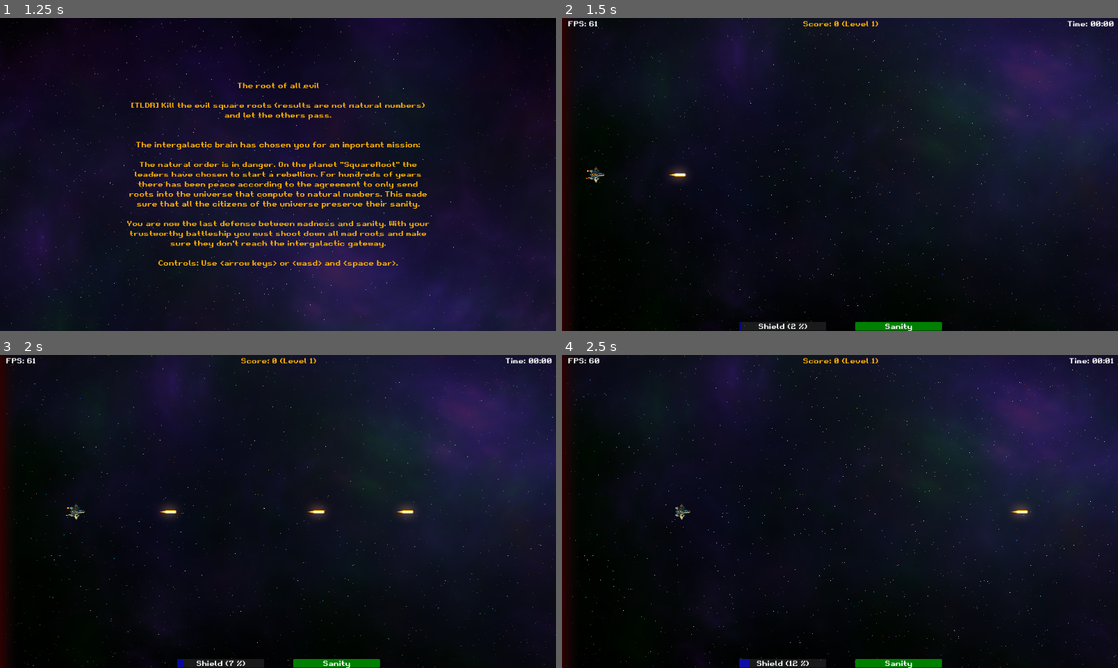
Above: before the commit, frames 1-4 (two rows, left to right).
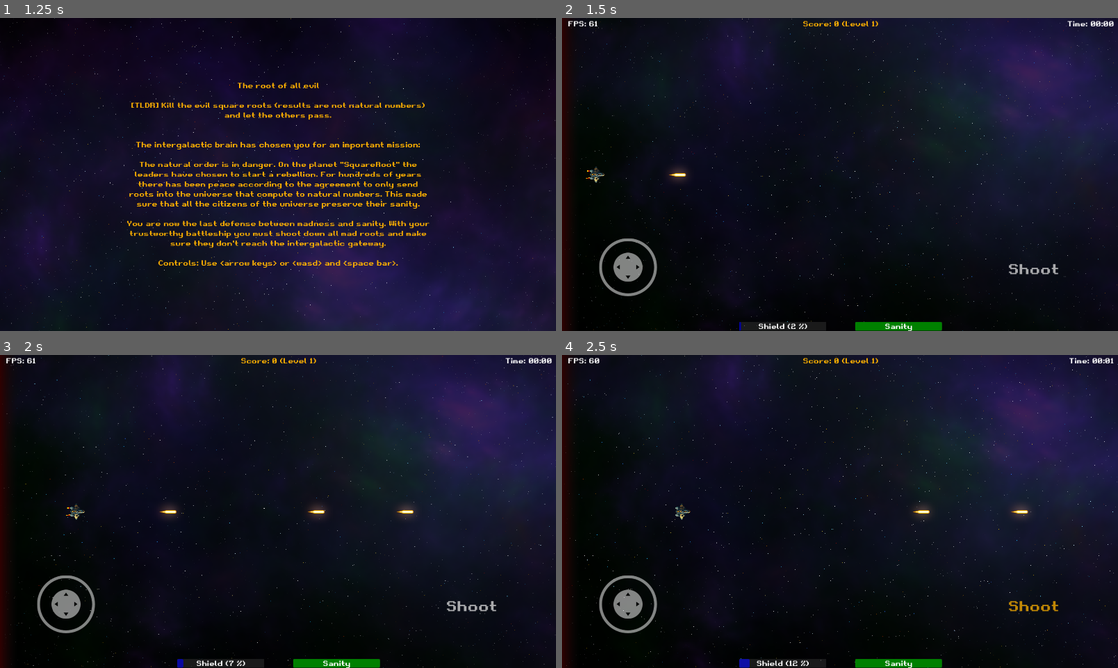
Above: after the commit, the same moments.

Repository: gingerr/ggj-2023-roots-one
Game: Godot game, scene res://pregame/MainMenu.tscn
Two runs of this game, one before a commit and one after it. Both use one fixed random seed, a clock stepped at 60 frames per second and the inputs below.
Inputs (mouse positions are in pixels of both pictures, inside the frame that each line leads up to):
- Up to frame 1 (1.25 s): click "New Game" at 0.5 s
- Up to frame 2 (1.5 s): tap Enter (ui_accept) at 1.25, 1.35 s; move the mouse to (962, 158) at 1.27 s; hold Right (ui_right) from 1.28 s (still down); click (962, 158) at 1.42 s
- Up to frame 3 (2 s): keep holding Right (ui_right); tap Enter (ui_accept) at 1.52, 1.82 s
- Up to frame 4 (2.5 s): release Right (ui_right) at 2 s; click (1034, 605) at 2 s, where only the run after the commit has a clickable "Shoot"

Frame 1 is identical in both runs. In frame 2, 0.8% of the frame differs, in the area x 6-90%, y 70-89%; in frame 3, 0.8%; in frame 4, 0.9%, in the area x 6-90%, y 48-89%.

Commit message:
adds first attempt at mobile touch controls

Diff:
--- a/game/Game.gd
+++ b/game/Game.gd
@@ -20,7 +20,9 @@
 	$HUD.setLevel(level)
 
 func _enter_tree():
-	Input.set_mouse_mode(Input.MOUSE_MODE_HIDDEN)
+	if not DisplayServer.is_touchscreen_available():
+		$MobileControls.hide()
+		Input.set_mouse_mode(Input.MOUSE_MODE_HIDDEN)
 
 func _exit_tree():
 	Input.set_mouse_mode(Input.MOUSE_MODE_VISIBLE)
@@ -84,3 +86,6 @@
 
 func _on_player_shield_changed(value: float):
 	$HUD.set_shield(value)
+
+func _on_mobile_shoot_button_pressed():
+	$Player.action_shoot()
--- a/game/Game.tscn
+++ b/game/Game.tscn
@@ -7,6 +7,8 @@
 [ext_resource type="PackedScene" uid="uid://c4qdkjgpo0i5h" path="res://background/BackgroundLayer.tscn" id="5"]
 [ext_resource type="PackedScene" uid="uid://djvjaqnanlei6" path="res://game/PauseScreen.tscn" id="7"]
 [ext_resource type="PackedScene" uid="uid://cp6exhklqnla7" path="res://game/HUD.tscn" id="8_1inqb"]
+[ext_resource type="PackedScene" uid="uid://buyvavyuwmccw" path="res://joystick/virtual_joystick.tscn" id="8_i2rhs"]
+[ext_resource type="Theme" uid="uid://xx57pj6g4bm2" path="res://global_theme.tres" id="9_42wr5"]
 
 [sub_resource type="CanvasItemMaterial" id="2"]
 
@@ -52,7 +54,39 @@
 
 [node name="HUD" parent="." instance=ExtResource("8_1inqb")]
 
+[node name="MobileControls" type="CanvasLayer" parent="."]
+process_mode = 3
+follow_viewport_enabled = true
+
+[node name="VirtualJoystick" parent="MobileControls" instance=ExtResource("8_i2rhs")]
+offset_left = 128.0
+offset_top = -320.0
+offset_right = 328.0
+offset_bottom = -120.0
+joystick_mode = 1
+
+[node name="ShootButton" type="Button" parent="MobileControls"]
+modulate = Color(1, 1, 1, 0.75)
+anchors_preset = 3
+anchor_left = 1.0
+anchor_top = 1.0
+anchor_right = 1.0
+anchor_bottom = 1.0
+offset_left = -384.0
+offset_top = -248.0
+offset_right = -200.0
+offset_bottom = -178.0
+grow_horizontal = 0
+grow_vertical = 0
+focus_mode = 0
+theme = ExtResource("9_42wr5")
+theme_override_font_sizes/font_size = 48
+action_mode = 0
+text = "Shoot"
+flat = true
+
 [connection signal="dead" from="Player" to="." method="_on_Player_dead"]
 [connection signal="health_changed" from="Player" to="." method="_on_player_health_changed"]
 [connection signal="max_health_changed" from="Player" to="." method="_on_player_max_health_changed"]
 [connection signal="shield_changed" from="Player" to="." method="_on_player_shield_changed"]
+[connection signal="pressed" from="MobileControls/ShootButton" to="." method="_on_mobile_shoot_button_pressed"]
--- a/game/PauseScreen.gd
+++ b/game/PauseScreen.gd
@@ -10,6 +10,7 @@
 		get_tree().paused = true
 		Input.set_mouse_mode(Input.MOUSE_MODE_VISIBLE)
 	else:
-		Input.set_mouse_mode(Input.MOUSE_MODE_HIDDEN)
 		if get_parent():
 			get_tree().paused = false
+			if not DisplayServer.is_touchscreen_available():
+				Input.set_mouse_mode(Input.MOUSE_MODE_HIDDEN)
--- /dev/null
+++ b/joystick/virtual_joystick.gd
@@ -0,0 +1,174 @@
+class_name VirtualJoystick
+
+extends Control
+
+# https://github.com/MarcoFazioRandom/Virtual-Joystick-Godot
+
+#### EXPORTED VARIABLE ####
+
+## The color modulation of the button when the joystick is in use. See [member CanvasItem.modulate].
+@export var pressed_color: Color = Color.GRAY
+
+## If the input is inside this range, the output is zero.
+@export_range(0, 200, 1) var deadzone_size : float = 10
+
+## The max distance the tip can reach.
+@export_range(0, 500, 1) var clampzone_size : float = 75
+
+enum JoystickMode {
+	FIXED, ## The joystick doesn't move. Default.
+	DYNAMIC ## Every time the joystick area is pressed, the joystick position is set on the touched position.
+}
+
+## Whether the joystick should move on pressed.
+@export var joystick_mode: JoystickMode = JoystickMode.FIXED
+
+enum VisibilityMode {
+	ALWAYS, ## Always visible. Default.
+	TOUCHSCREEN_ONLY ## Visible on touch screens only.
+}
+
+## Whether or not the joystick is visible if there is no touchscreen
+@export var visibility_mode: VisibilityMode = VisibilityMode.ALWAYS
+
+## If [code]true[/code], the value returned from [method Input.get_axis] using
+## [member action_left], [member action_right], [member action_up], and [member action_down]
+## are overridden with [member output] for each axis such that
+## [code]Input.get_axis(action_left, action_right)[/code] should always equal [member output.x] and
+## [code]Input.get_axis(action_up, action_down)[/code] should always equal [member output.y][br]
+## See [b]Project → Project Settings → Input Map[/b][br]
+## If you want to change the hotkeys for the default actions make sure [b]Show Built-in Action[/b] is checked.
+@export var use_input_actions := true
+
+## Input action for left direction
+@export var action_left := "ui_left"
+## Input action for right direction
+@export var action_right := "ui_right"
+## Input action for up direction
+@export var action_up := "ui_up"
+## Input action for down direction
+@export var action_down := "ui_down"
+
+#### PUBLIC VARIABLES ####
+
+## If [code]true[/code], the joystick's state is pressed. Means the joystick will receive inputs.
+var pressed := false : get = is_pressed
+
+func is_pressed() -> bool:
+	return pressed
+
+## Current position of the joystick. The value's length ranges from [code]0[/code] to [code]1.0[/code].
+var output := Vector2.ZERO : get = get_output
+
+func get_output() -> Vector2:
+	return output
+
+#### PRIVATE VARIABLES ####
+
+var _touch_index : int = -1
+
+@onready var _base := $Base
+@onready var _tip := $Base/Tip
+
+@onready var _base_radius = _base.size * _base.get_global_transform_with_canvas().get_scale() / 2
+
+@onready var _base_default_position : Vector2 = _base.position
+@onready var _tip_default_position : Vector2 = _tip.position
+
+@onready var _default_color : Color = _tip.modulate
+
+#### FUNCTIONS ####
+
+func _ready() -> void:
+	if not DisplayServer.is_touchscreen_available() and visibility_mode == VisibilityMode.TOUCHSCREEN_ONLY:
+		hide()
+
+func _input(event: InputEvent) -> void:
+	if event is InputEventScreenTouch:
+		if event.pressed:
+			if _is_point_inside_joystick_area(event.position) and _touch_index == -1:
+				if joystick_mode == JoystickMode.DYNAMIC or (joystick_mode == JoystickMode.FIXED and _is_point_inside_base(event.position)):
+					if joystick_mode == JoystickMode.DYNAMIC:
+						_move_base(event.position)
+					_touch_index = event.index
+					_tip.modulate = pressed_color
+					_update_joystick(event.position)
+					get_viewport().set_input_as_handled()
+		elif event.index == _touch_index:
+			_reset()
+			get_viewport().set_input_as_handled()
+	elif event is InputEventScreenDrag:
+		if event.index == _touch_index:
+			_update_joystick(event.position)
+			get_viewport().set_input_as_handled()
+
+func _move_base(new_position: Vector2) -> void:
+	_base.global_position = new_position - _base.pivot_offset * get_global_transform_with_canvas().get_scale()
+
+func _move_tip(new_position: Vector2) -> void:
+	_tip.global_position = new_position - _tip.pivot_offset * _base.get_global_transform_with_canvas().get_scale()
+
+func _is_point_inside_joystick_area(point: Vector2) -> bool:
+	var x: bool = point.x >= global_position.x and point.x <= global_position.x + (size.x * get_global_transform_with_canvas().get_scale().x)
+	var y: bool = point.y >= global_position.y and point.y <= global_position.y + (size.y * get_global_transform_with_canvas().get_scale().y)
+	return x and y
+
+func _is_point_inside_base(point: Vector2) -> bool:
+	var center : Vector2 = _base.global_position + _base_radius
+	var vector : Vector2 = point - center
+	if vector.length_squared() <= _base_radius.x * _base_radius.x:
+		return true
+	else:
+		return false
+
+func _update_joystick(touch_position: Vector2) -> void:
+	var center : Vector2 = _base.global_position + _base_radius
+	var vector : Vector2 = touch_position - center
+	vector = vector.limit_length(clampzone_size)
+
+	_move_tip(center + vector)
+
+	if vector.length_squared() > deadzone_size * deadzone_size:
+		pressed = true
+		output = (vector - (vector.normalized() * deadzone_size)) / (clampzone_size - deadzone_size)
+	else:
+		pressed = false
+		output = Vector2.ZERO
+
+	if use_input_actions:
+		_update_input_actions()
+
+func _update_input_actions():
+	if output.x < 0:
+		Input.action_press(action_left, -output.x)
+	elif Input.is_action_pressed(action_left):
+		Input.action_release(action_left)
+	if output.x > 0:
+		Input.action_press(action_right, output.x)
+	elif Input.is_action_pressed(action_right):
+		Input.action_release(action_right)
+	if output.y < 0:
+		Input.action_press(action_up, -output.y)
+	elif Input.is_action_pressed(action_up):
+		Input.action_release(action_up)
+	if output.y > 0:
+		Input.action_press(action_down, output.y)
+	elif Input.is_action_pressed(action_down):
+		Input.action_release(action_down)
+
+func _reset():
+	pressed = false
+	output = Vector2.ZERO
+	_touch_index = -1
+	_tip.modulate = _default_color
+	_base.position = _base_default_position
+	_tip.position = _tip_default_position
+	if use_input_actions:
+		if Input.is_action_pressed(action_left):
+			Input.action_release(action_left)
+		if Input.is_action_pressed(action_right):
+			Input.action_release(action_right)
+		if Input.is_action_pressed(action_down):
+			Input.action_release(action_down)
+		if Input.is_action_pressed(action_up):
+			Input.action_release(action_up)
--- /dev/null
+++ b/joystick/virtual_joystick.tscn
@@ -0,0 +1,54 @@
+[gd_scene load_steps=4 format=3 uid="uid://buyvavyuwmccw"]
+
+[ext_resource type="Texture2D" uid="uid://nb1lcedfh84p" path="res://joystick/textures/joystick_base_outline.png" id="1"]
+[ext_resource type="Texture2D" uid="uid://nha7eflnehm0" path="res://joystick/textures/joystick_tip_arrows.png" id="2"]
+[ext_resource type="Script" path="res://joystick/virtual_joystick.gd" id="3"]
+
+[node name="Virtual joystick" type="Control"]
+modulate = Color(1, 1, 1, 0.509804)
+layout_mode = 3
+anchors_preset = 2
+anchor_top = 1.0
+anchor_bottom = 1.0
+offset_left = 50.0
+offset_top = -250.0
+offset_right = 250.0
+offset_bottom = -50.0
+grow_vertical = 0
+script = ExtResource("3")
+
+[node name="Base" type="TextureRect" parent="."]
+layout_mode = 0
+anchor_left = 0.5
+anchor_top = 0.5
+anchor_right = 0.5
+anchor_bottom = 0.5
+offset_left = -100.0
+offset_top = -100.0
+offset_right = 100.0
+offset_bottom = 100.0
+grow_horizontal = 2
+grow_vertical = 2
+pivot_offset = Vector2(100, 100)
+size_flags_horizontal = 4
+size_flags_vertical = 4
+texture = ExtResource("1")
+stretch_mode = 6
+
+[node name="Tip" type="TextureRect" parent="Base"]
+layout_mode = 0
+anchor_left = 0.5
+anchor_top = 0.5
+anchor_right = 0.5
+anchor_bottom = 0.5
+offset_left = -50.0
+offset_top = -50.0
+offset_right = 50.0
+offset_bottom = 50.0
+grow_horizontal = 2
+grow_vertical = 2
+pivot_offset = Vector2(50, 50)
+size_flags_horizontal = 4
+size_flags_vertical = 4
+texture = ExtResource("2")
+stretch_mode = 6
--- a/player/Player.gd
+++ b/player/Player.gd
@@ -89,13 +89,13 @@
 	if Input.is_action_just_pressed("ui_accept"):
 		get_viewport().set_input_as_handled()
 		action_shoot()
-		emit_signal("shoot", Bullet, rotation, position)
 
 func action_shoot():
 	$ShootSound.play(0.1)
 	var b = bullet_factory.instantiate()
 	b.global_position = muzzle.global_position
 	get_tree().root.add_child(b)
+	emit_signal("shoot", Bullet, rotation, position)
 
 func change_health(value: int):
 	if(value > 0 && (health == 0 || health == null)):
--- a/project.godot
+++ b/project.godot
@@ -54,7 +54,6 @@
 "deadzone": 0.5,
 "events": [Object(InputEventKey,"resource_local_to_scene":false,"resource_name":"","device":-1,"window_id":0,"alt_press …(182 unchanged characters)…
 , Object(InputEventKey,"resource_local_to_scene":false,"resource_name":"","device":-1,"window_id":0,"alt_pressed":false,"shift_pressed":false,"ctrl_pressed":false,"meta_pressed":false,"pressed":false,"keycode":32,"physical_keycode":0,"key_label":0,"unicode":32,"echo":false,"script":null)
-, Object(InputEventKey,"resource_local_to_scene":false,"resource_name":"","device":0,"window_id":0,"alt_pressed":false,"shift_pressed":false,"ctrl_pressed":false,"meta_pressed":false,"pressed":false,"keycode":0,"physical_keycode":0,"key_label":0,"unicode":0,"echo":false,"script":null)
 , Object(InputEventJoypadButton,"resource_local_to_scene":false,"resource_name":"","device":0,"button_index":0,"pressure":0.0,"pressed":false,"script":null)
 , Object(InputEventJoypadButton,"resource_local_to_scene":false,"resource_name":"","device":0,"button_index":1,"pressure":0.0,"pressed":false,"script":null)
 ]
Not shown: 1 places in game/Game.tscn that only renumber resources
Binary file added: joystick/textures/joystick_base_outline.png
Not shown, added: joystick/textures/joystick_base_outline.png.import
Binary file added: joystick/textures/joystick_tip.png
Not shown, added: joystick/textures/joystick_tip.png.import
Binary file added: joystick/textures/joystick_tip_arrows.png
Not shown, added: joystick/textures/joystick_tip_arrows.png.import
